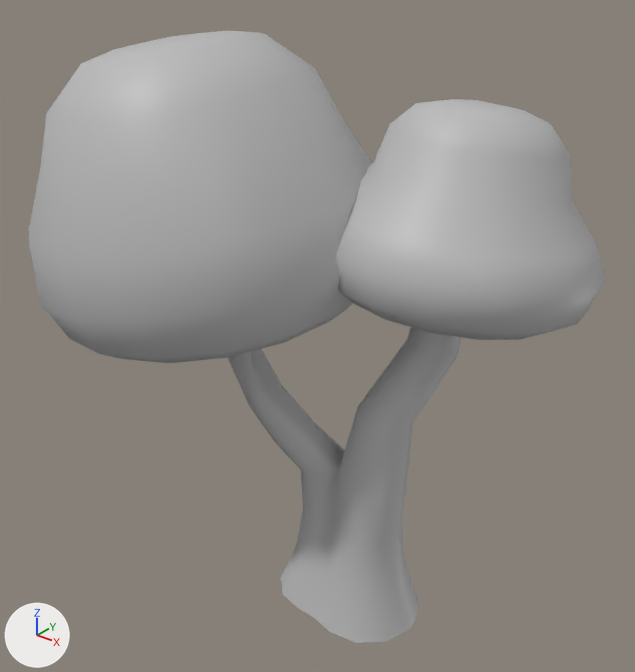
An edit to the FBX model creativejam/Content/Geometry/FBX/SM_Tree_B.fbx, drawn before and after from the same camera.
Both versions are drawn from a 50 mm lens placed at (2.45, -3.36, 3.69), pointed at (-0.3, 0.07, 1.56). The axes (+X, +Y, +Z) are drawn at lower left. The lights are the same throughout. Objects named as collision shapes, trigger or cutter boxes, shadow casters or lower levels of detail are left out. Where no turn or scale is listed for an object, it has been applied to the vertices.

The first picture shows 'SM_Tree_B'.
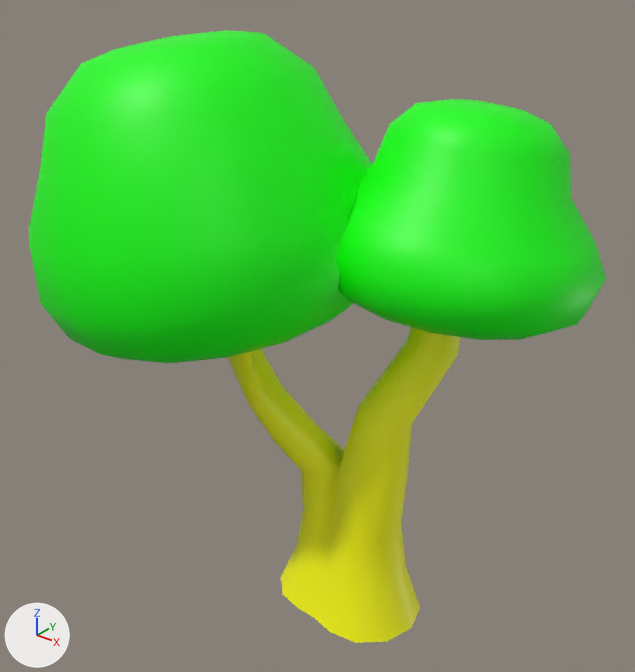
What changed in the scene script:
```text
Add mat_wood:
    mat_wood = principled_material('Wood')
    mat_wood.base_color = (1.0, 1.0, 0.0)  # yellow #ffff00
Add mat_grass:
    mat_grass = principled_material('Grass')
    mat_grass.base_color = (0.0, 1.0, 0.0)  # green #00ff00
Change me_mesh:
    where me_mesh.from_pydata(...)  # 468 vertices, 446 faces; spans x -1.8..1.09, y -1.13..1.17, z -0.07..3.15
    used by ob_sm_tree_b; location = (0.0, 0.0, 0.0)
    me_mesh part 1: 304 of the faces centred in x -1.76..1.03, y -1.09..1.11, z 1.59..3.14 switch from mat_lambert1 (grey #bcbcbc) to mat_grass (green #00ff00)
    me_mesh part 2: 133 of the faces centred in x -0.83..0.42, y -0.32..0.48, z 0.07..1.79 switch from mat_lambert1 (grey #bcbcbc) to mat_wood (yellow #ffff00)
```

Pixel boxes (x1, y1, x2, y2) of what changed, in the pictures (635 x 672 px):
part 1 of me_mesh, recoloured (grey to green)
    both: (29, 31, 606, 363)
part 2 of me_mesh, recoloured (grey to yellow)
    both: (228, 327, 461, 643)
